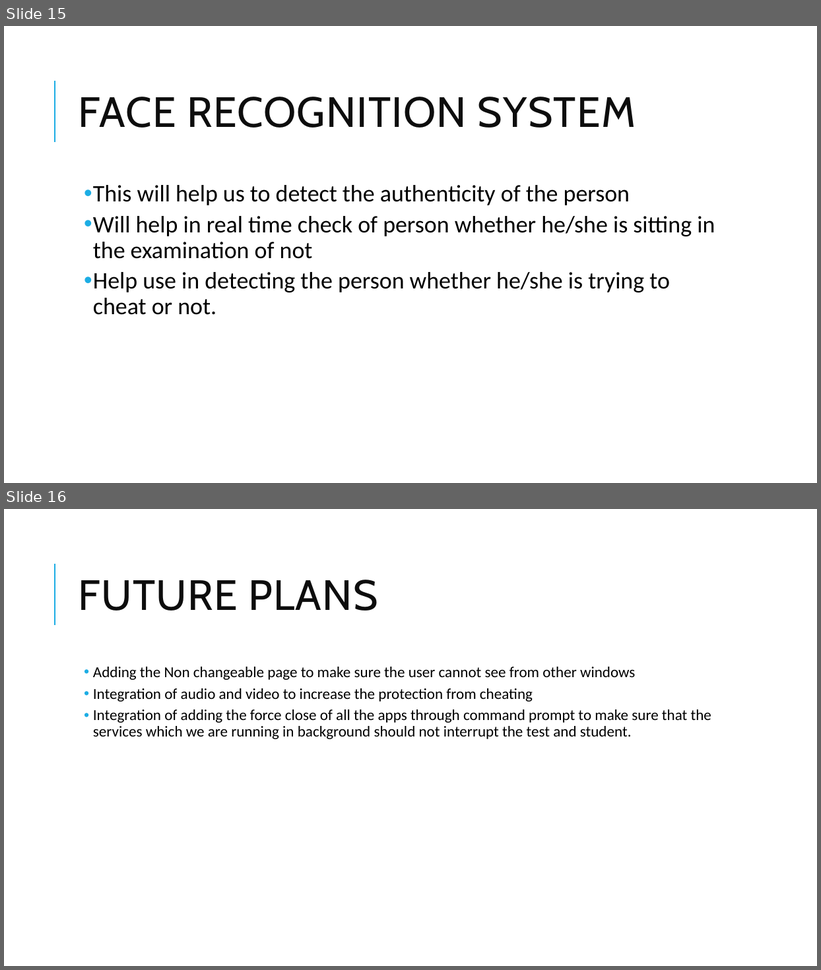
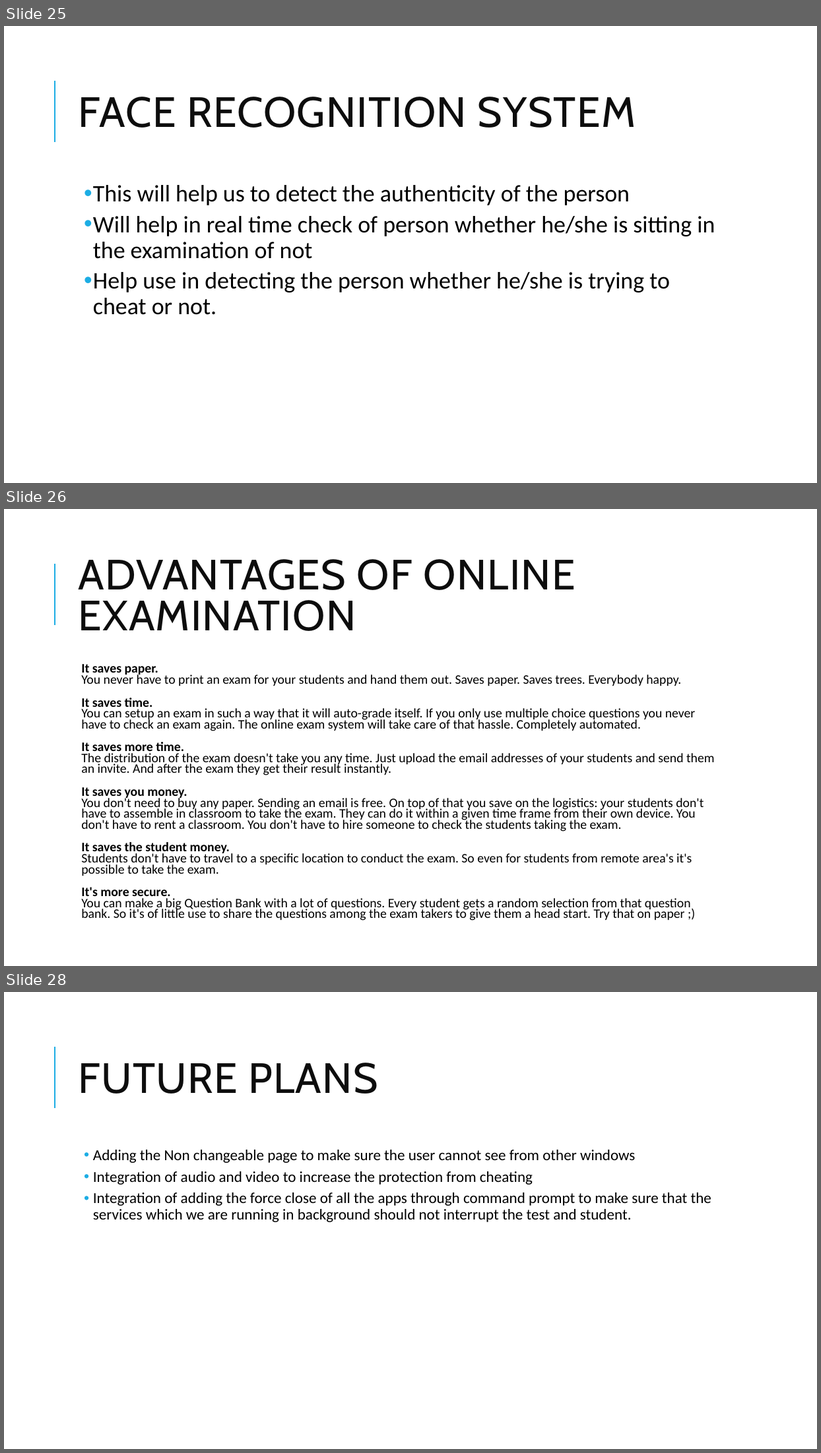
Before and after one commit to adarshdwivedi123/projectchecking, a slide deck: Project Presentation.pptx. Shown one above the other, each under a label of ours: slides 15 and 16 before the commit, slides 25, 26 and 28 after it; the slides between them are not shown. The pictures are 821x970 and 821x1453 pixels, drawn with LibreOffice and Linux fonts; fonts in the diff are those of the drawing. Boxes give left, top, right and bottom in pixels: in the first picture for what was removed or moved away, otherwise in the second. Text is boxed around its words. In the diff, an @@ line names an element or a change of style, - is before the commit and + after.

```diff
--- a/Project Presentation.pptx
+++ b/Project Presentation.pptx
@@ slide 26 added at [4, 509, 817, 966], background #FFFFFF; not listed: 1 template element that a slide beside it also shows @@
@@ title added at [79, 559, 576, 631], 50 pt, text #0D0D0D @@
+ADVANTAGES OF ONLINE EXAMINATION
@@ text added at [81, 664, 715, 921], 15.4 pt, text #000000 @@
+  It saves paper.
+  You never have to print an exam for your students and hand them out. Saves paper. Saves trees. Everybody happy.
+  It saves time.
+  You can setup an exam in such a way that it will auto-grade itself. If you only use multiple choice questions you never have to check an exam again. The online exam system will take care of that hassle. Completely automated.
+  It saves more time.
+  The distribution of the exam doesn't take you any time. Just upload the email addresses of your students and send them an invite. And after the exam they get their result instantly.
+  It saves you money.
+  You don't need to buy any paper. Sending an email is free. On top of that you save on the logistics: your students don't have to assemble in classroom to take the exam. They can do it within a given time frame from their own device. You don't have to rent a classroom. You don't have to hire someone to check the students taking the exam.
+  It saves the student money.
+  Students don't have to travel to a specific location to conduct the exam. So even for students from remote area's it's possible to take the exam.
+  It's more secure.
+  You can make a big Question Bank with a lot of questions. Every student gets a random selection from that question bank. So it's of little use to share the questions among the exam takers to give them a head start. Try that on paper ;)
@@ what was slide 15 is now slide 25 @@
@@ what was slide 16 is now slide 28 @@
```
Also in this commit, not shown: 1 slide changed, 11 other slides added, 1 other file.
